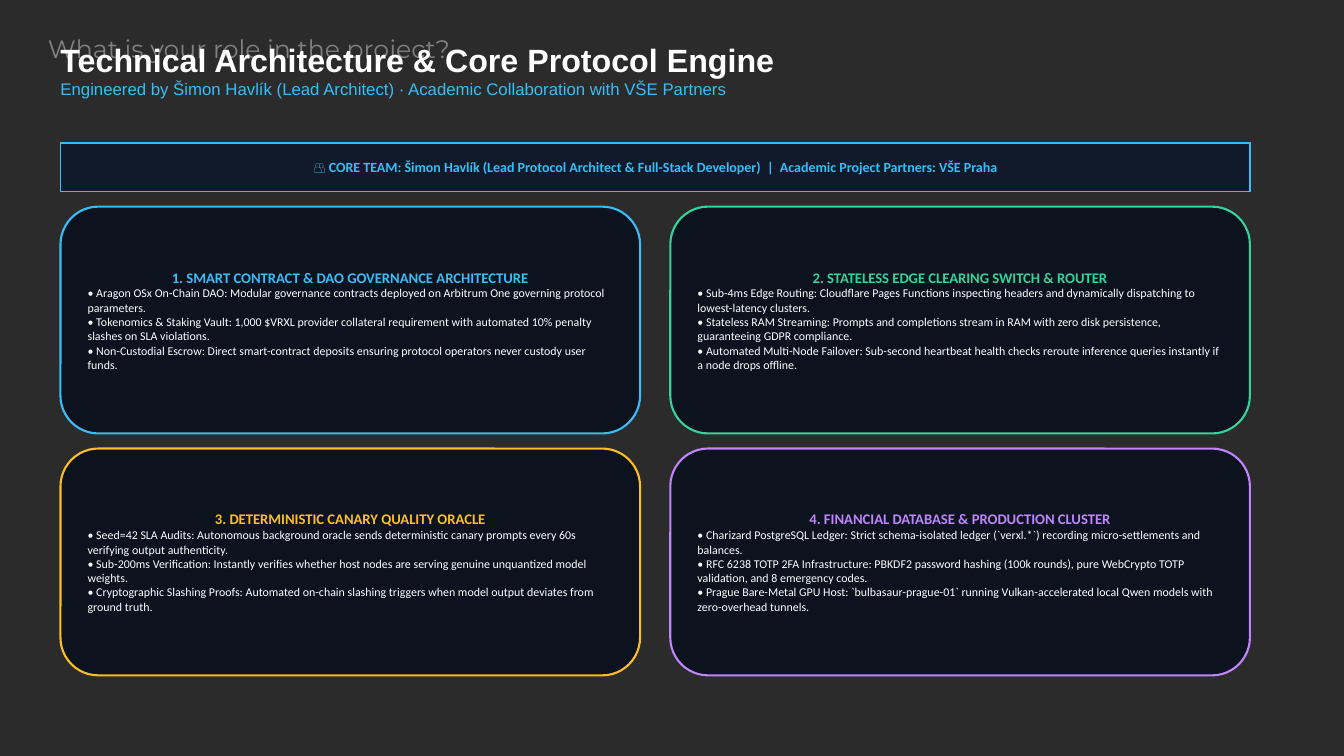
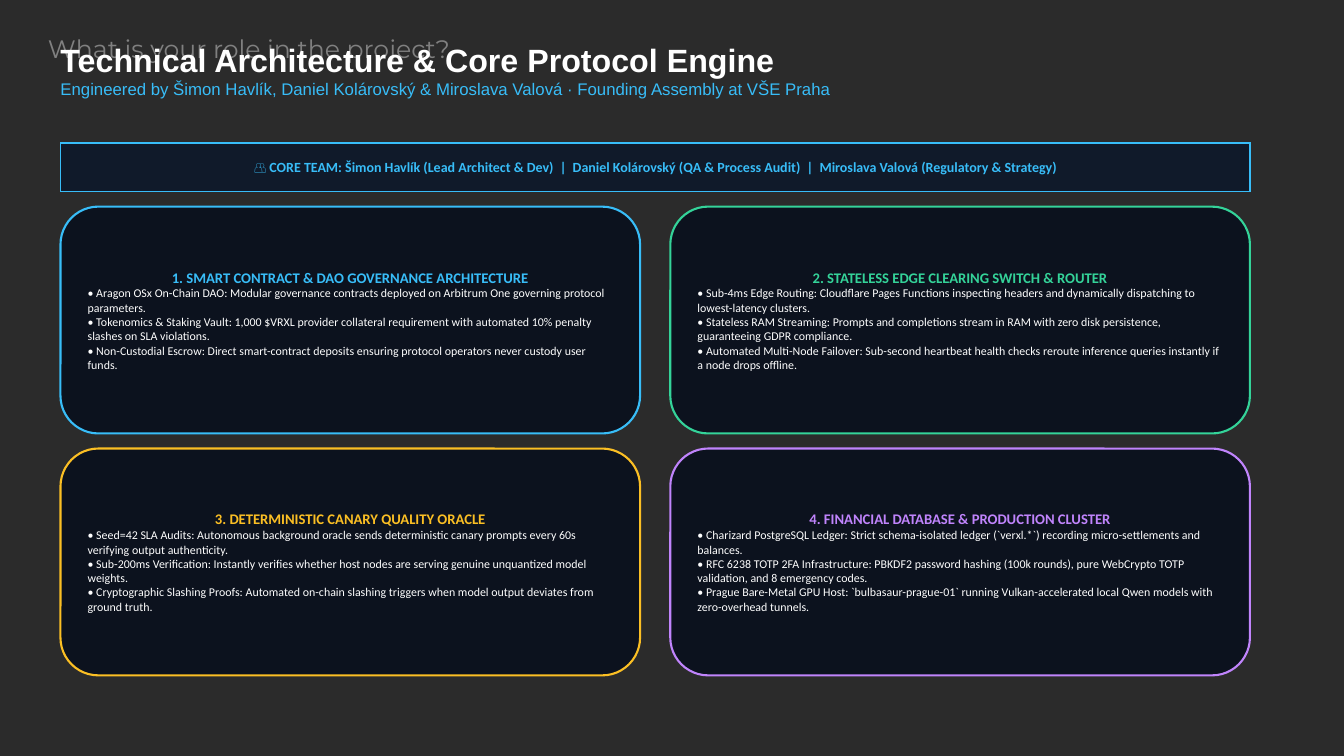
Before and after one commit to simonhavlik/verxl-protocol, a slide deck: slide 7 of Verxl_Protocol_Pitch_Presentation.pptx. Drawn at 1344x756 pixels with LibreOffice and Linux fonts; fonts in the diff are those of the drawing; background and template pictures are left out; a plain dark background stands for a picture behind light text. Boxes give left, top, right and bottom in pixels: in the first picture for what was removed or moved away, otherwise in the second. Text is boxed around its words. In the diff, an @@ line names an element or a change of style, - is before the commit and + after.

Commit message:
feat(vision): integrate Daniel Kolárovský & Miroslava Valová portraits, elevate team visibility and purge seminar room slop

```diff
--- a/Verxl_Protocol_Pitch_Presentation.pptx
+++ b/Verxl_Protocol_Pitch_Presentation.pptx
@@ text at (60, 82, 830, 99): text changed @@
-Engineered by Šimon Havlík (Lead Architect) · Academic Collaboration with VŠE Partners
+Engineered by Šimon Havlík, Daniel Kolárovský & Miroslava Valová · Founding Assembly at VŠE Praha
@@ text in rectangle at (269, 161, 1057, 175): text changed @@
-👥 CORE TEAM: Šimon Havlík (Lead Protocol Architect & Full-Stack Developer) | Academic Project Partners: VŠE Praha
+👥 CORE TEAM: Šimon Havlík (Lead Architect & Dev) | Daniel Kolárovský (QA & Process Audit) | Miroslava Valová (Regulatory & Strategy)
```
Also in this commit, not shown: 8 other files.
